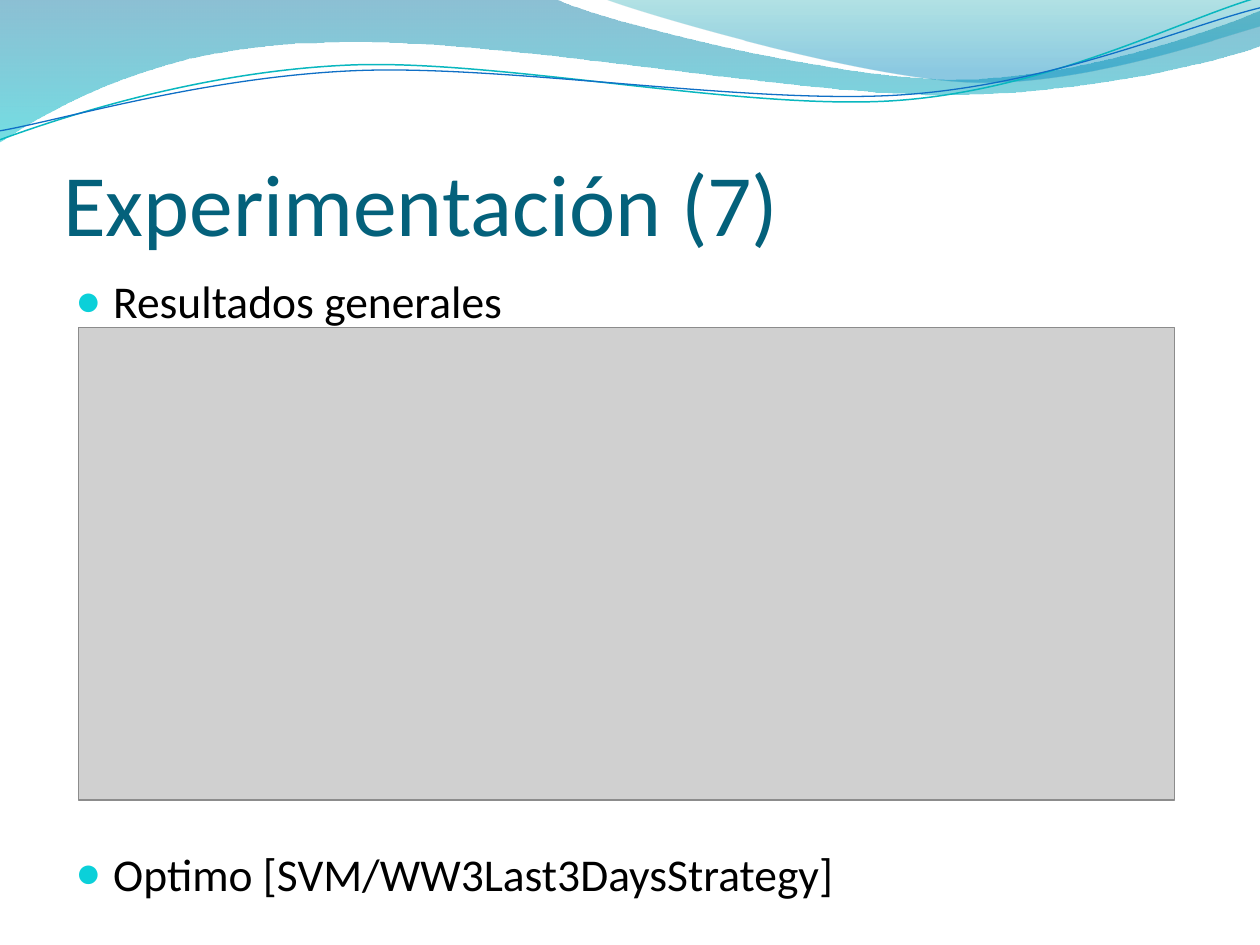
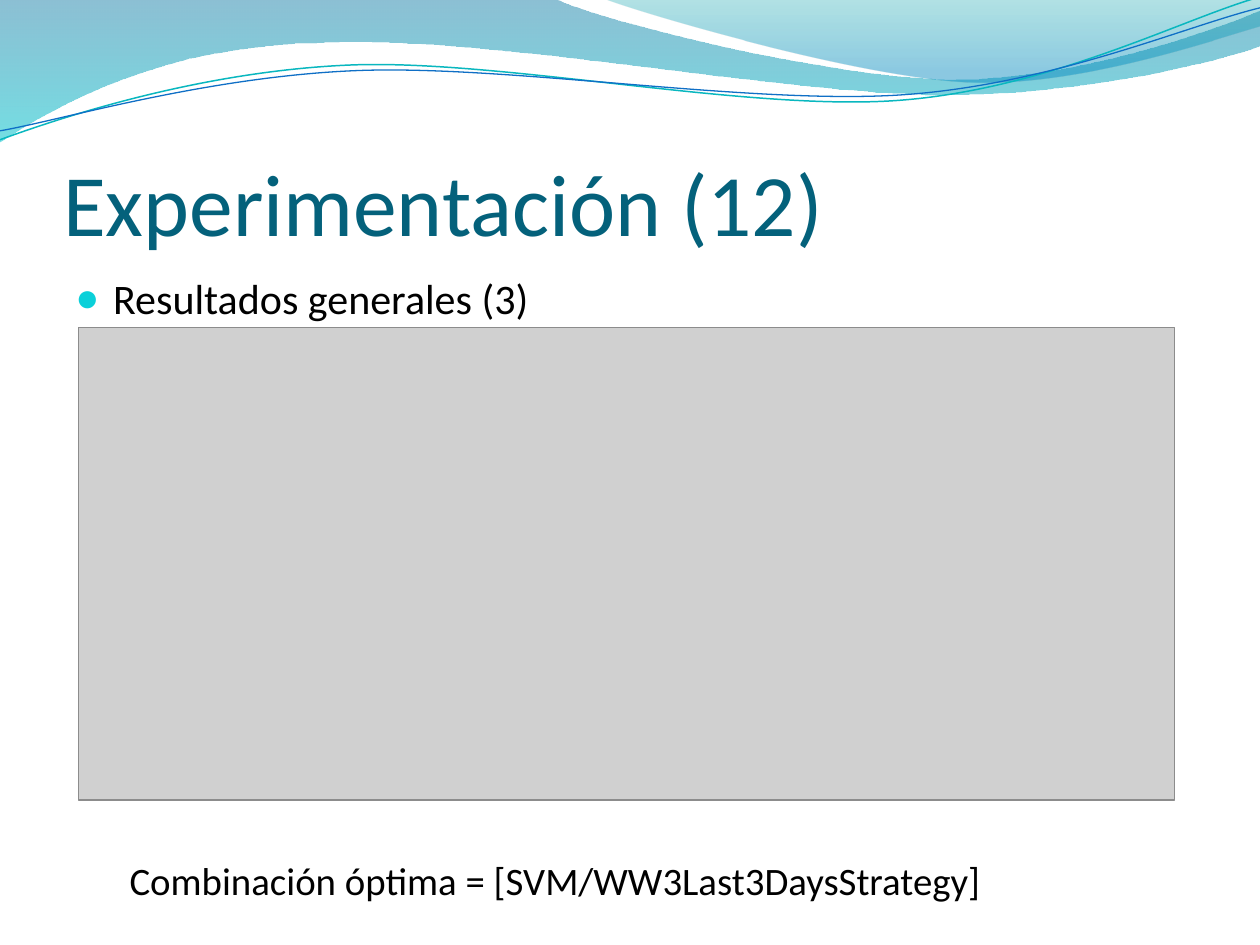
Before and after one commit to jaffadog/neuralito, a slide deck: slide 13 of neuralito/ArfGen/docs/Entregas/Informe Final/presentacion/maxi2.pptx (slide 8 before the commit). Drawn at 1260x945 pixels with LibreOffice and Linux fonts; fonts in the diff are those of the drawing; grey boxes stand for pictures; background and template pictures are left out. Boxes give left, top, right and bottom in pixels: in the first picture for what was removed or moved away, otherwise in the second. Text is boxed around its words. In the diff, an @@ line names an element or a change of style, - is before the commit and + after.

```diff
--- a/neuralito/ArfGen/docs/Entregas/Informe Final/presentacion/maxi2.pptx
+++ b/neuralito/ArfGen/docs/Entregas/Informe Final/presentacion/maxi2.pptx
@@ title at (63,172,823,250): text changed @@
-Experimentación (7)
+Experimentación (12)
@@ text at (113,283,980,902): text changed; size 26 to 22.2 pt @@
-● Resultados generales
-● Optimo [SVM/WW3Last3DaysStrategy]
+● Resultados generales (3)
+  Combinación óptima = [SVM/WW3Last3DaysStrategy]
```
Also in this commit, not shown: 6 other slides changed, 5 slides added.
